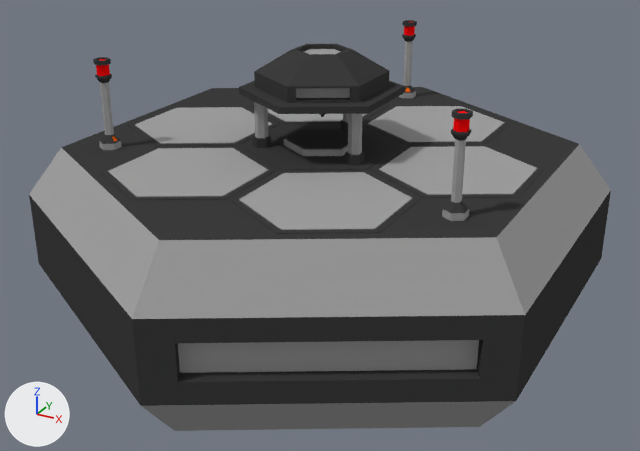
Two versions of the Blender file Assets/Models/Refinery.blend, one commit apart.
Rendered twice from a 50 mm camera at (61.9, -113.1, 45.6) aimed at (1.0, -2.4, -9.8). The axes (+X, +Y, +Z) are drawn at lower left. The lights are the same throughout.

Objects in the first picture: 'Building', 'LandingPad', 'Lanterns', 'PartPrinter'.
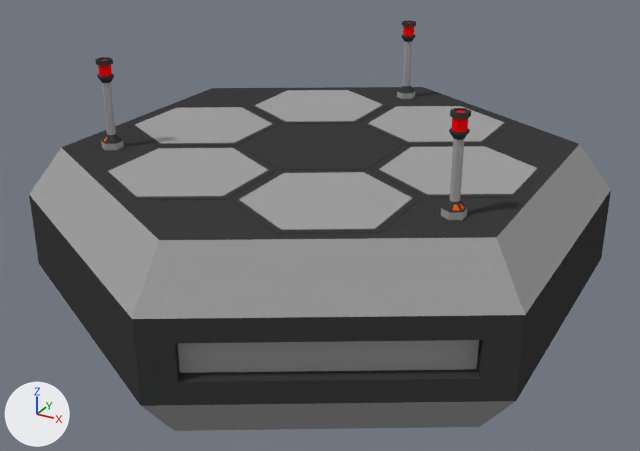
Pixel boxes (x1, y1, x2, y2) of what changed, in the pictures (640 x 451 px; the box of a moved part takes in the faces that stretch with it):
'PartPrinter', hidden (black): before (239, 44, 405, 165)
'Lanterns', reshaped: before (93, 20, 473, 221); after (95, 21, 471, 220)
part 1 of me_cylinder_001, deleted (black): before (241, 124, 402, 170)
part 2 of me_cylinder, moved or reshaped: before (93, 57, 122, 150); after (95, 57, 124, 150)
part 3 of me_cylinder, moved or reshaped: before (442, 109, 473, 221); after (441, 108, 471, 220)
part 4 of me_cylinder, moved or reshaped: before (398, 20, 417, 98); after (397, 21, 416, 99)
part 5 of me_cylinder_000, added (black): after (241, 124, 402, 170)

The change in detail:
me_cylinder has 264 vertices, 249 faces and spans x -29.1..29.1, y -17.7..33.6, z -1.0..15.8.
me_cylinder is used by ob_lanterns; location (0.0, 0.0, 0.0).
me_cylinder part 2: the loose piece of 88 vertices spanning x -29.1..-26.3, y -17.7..-14.4, z -1.0..15.8 is turned -180 degrees about the z axis through its middle, then moved by (0.3, 0.2, 0.0).
me_cylinder part 3: the loose piece of 88 vertices spanning x 26.3..29.1, y -17.7..-14.5, z -1.0..15.8 is turned -180 degrees about the z axis through its middle, then moved by (-0.3, 0.2, 0.0).
me_cylinder part 4: the loose piece of 88 vertices spanning x -1.4..1.4, y 30.4..33.6, z -1.0..15.8 is turned -180 degrees about the z axis through its middle, then moved by (0.0, -0.3, 0.0).
me_cylinder_000 has 48 vertices, 44 faces and spans x -39.3..39.3, y -45.3..45.3, z -24.6..2.4.
me_cylinder_000 is used by ob_building; location (0.0, 0.0, 0.0).
Verts and faces of me_cylinder_000; kept vertices keep their numbers, new ones are numbered from 48.
Part 5, on me_cylinder_000:
New vertex 48 is at (-10.7, 6.2, 0.5).
New vertex 49 is at (0.0, 12.3, 0.5).
New vertex 50 is at (10.7, 6.2, 0.5).
New vertex 51 is at (10.7, -6.2, 0.5).
New vertex 52 is at (0.0, -12.3, 0.5).
New vertex 53 is at (-10.7, -6.2, 0.5).
New vertices 54 to 59 stand at vertices 48 to 53, in that order, plus (0.0, 0.0, 1.9).
New faces: (49, 55, 56, 50), (50, 56, 57, 51), (51, 57, 58, 52), (52, 58, 59, 53), (48, 53, 59, 54), (48, 54, 55, 49) (mat_rubber (black #3d3d3d)).
New faces: (54, 59, 58, 57, 56, 55) (mat_rubber (black #3d3d3d)).
me_cylinder_001 has 156 vertices, 121 faces and spans x -32.7..32.7, y -31.3..31.3, z 0.5..2.5.
me_cylinder_001 is used by ob_landingpad; location (0.0, 0.0, 0.0).
me_cylinder_001 part 1: the loose piece of 12 vertices spanning x -10.7..10.7, y -12.3..12.3, z 0.5..2.4 is deleted.
Object 'PartPrinter' (ob_partprinter) is now hidden.
